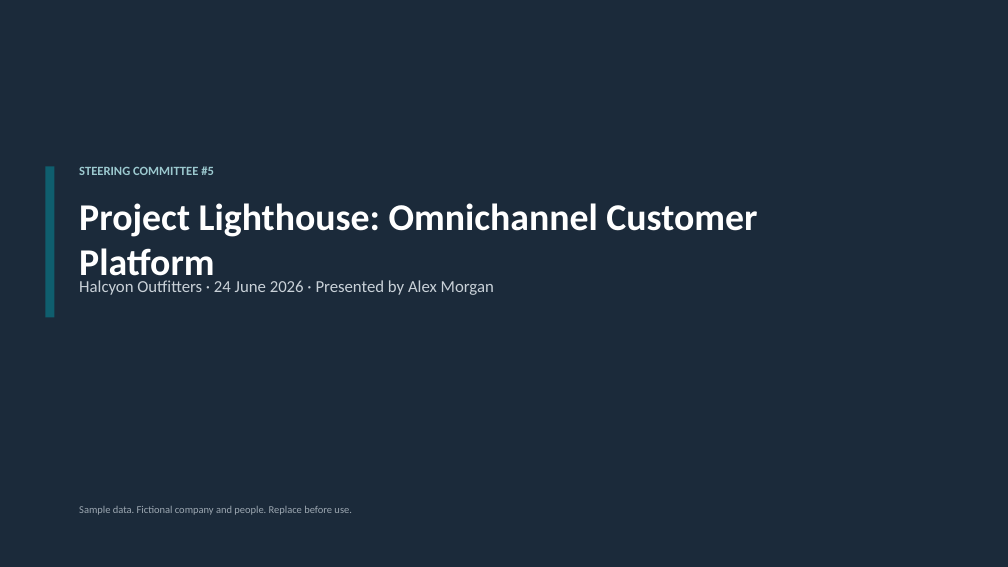
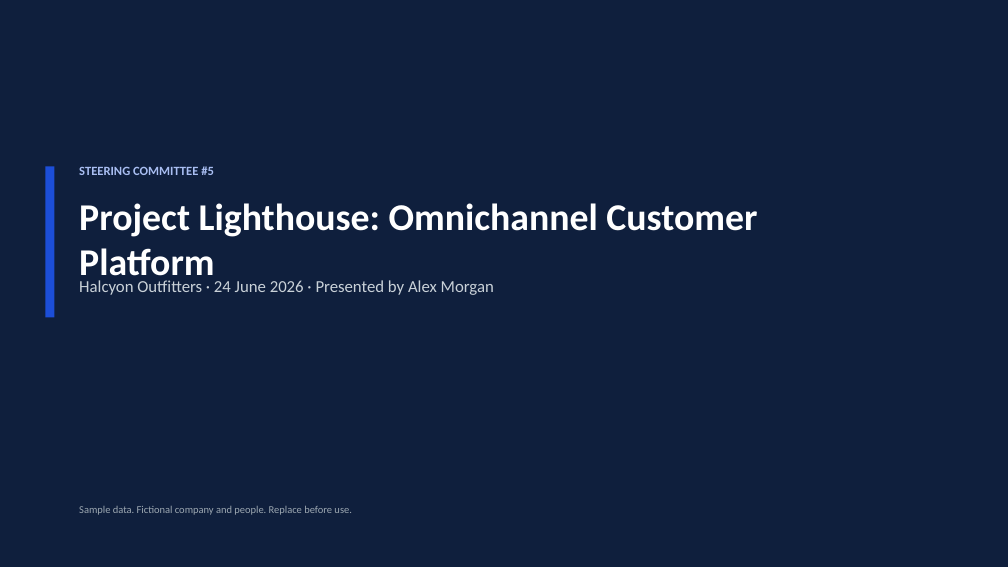
Before and after one commit to sarathms-619/ms-pmtoolkit, a slide deck: slide 1 of frontend/files/steering-committee-deck.pptx. Drawn at 1008x567 pixels with LibreOffice and Linux fonts; fonts in the diff are those of the drawing. Boxes give left, top, right and bottom in pixels: in the first picture for what was removed or moved away, otherwise in the second. Text is boxed around its words. In the diff, an @@ line names an element or a change of style, - is before the commit and + after.

```diff
--- a/frontend/files/steering-committee-deck.pptx
+++ b/frontend/files/steering-committee-deck.pptx
@@ rectangle at [0,0,1008,567]: fill #1B2A3A to #0F1F3D @@
@@ rectangle at [45,166,54,318]: fill #0F5E6E to #1C4ED8 @@
@@ text "STEERING COMMITTEE #5" at [79,166,214,175]: text colour #9CC9CF to #A9BEF2 @@
```
Also in this commit, not shown: 6 other slides changed, 34 other files.
